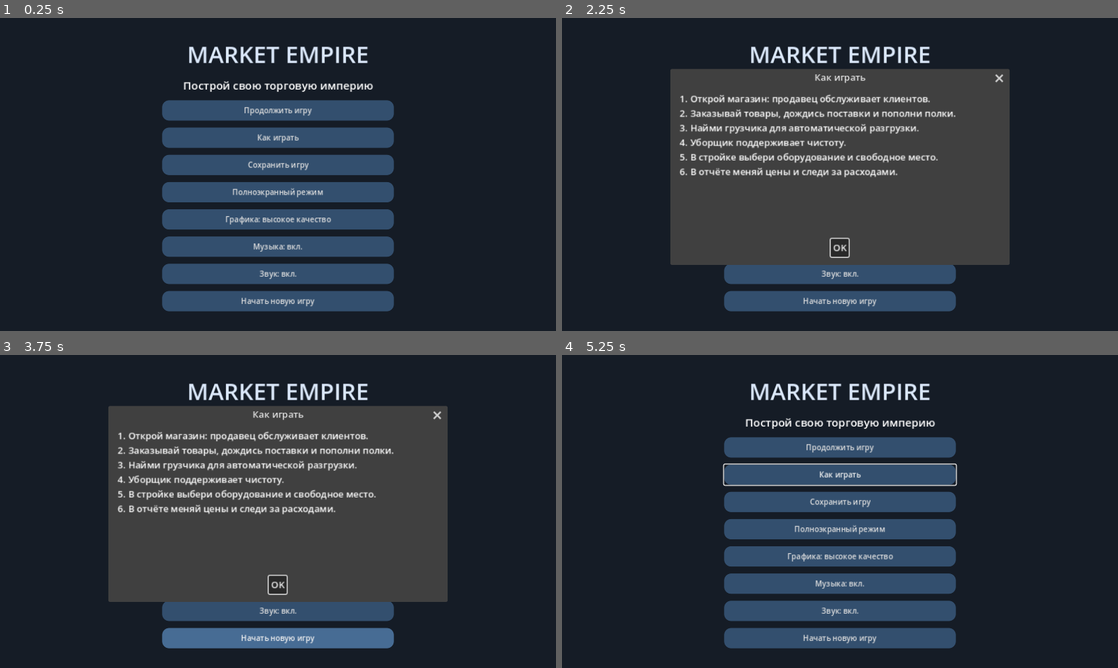
Above: before the commit, frames 1-4 (two rows, left to right).
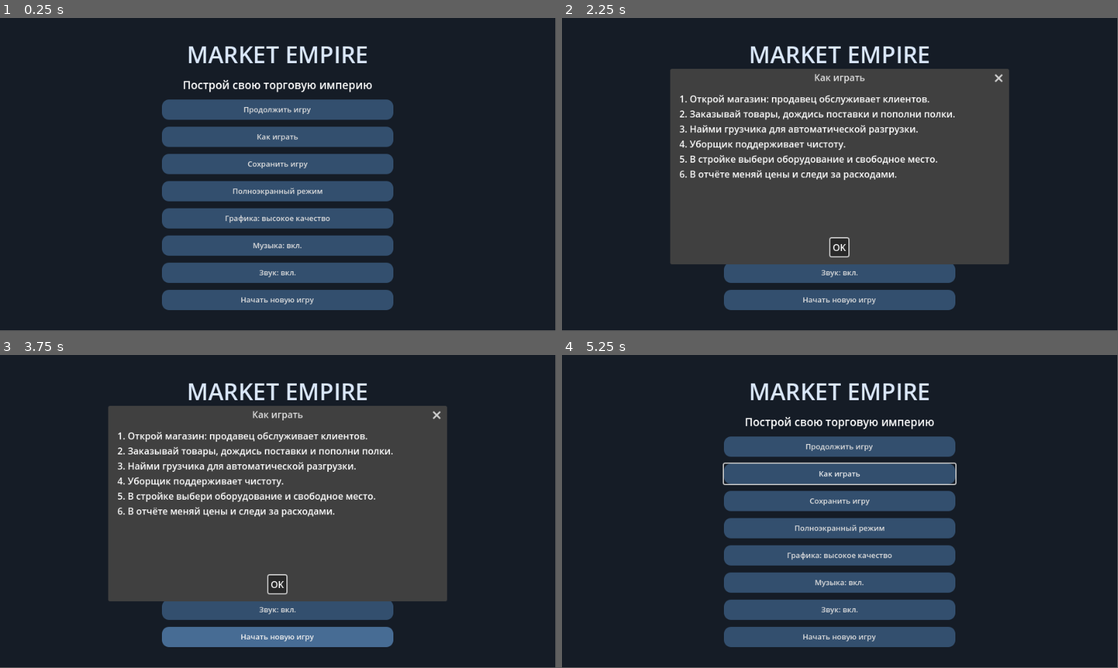
Above: after the commit, the same moments.

Repository: Denis-create-boop/mobile_game
Game: Godot game, scene res://main.tscn
Two runs of this game, one before a commit and one after it. Both use one fixed random seed, a clock stepped at 60 frames per second and the inputs below.
Inputs:
- Up to frame 1 (0.25 s): no input
- Up to frame 2 (2.25 s): click "Покупки ▾" (after the commit: "Покупки +") at 0.5 s; click "Меню" at 1.25 s; click "Как играть" at 2 s
- Up to frame 3 (3.75 s): click "Как играть" at 2.75 s; click "Начать новую игру" at 3.5 s
- Up to frame 4 (5.25 s): click "Начать новую игру" at 4.25 s; click "OK" at 5 s
In our replay, the window is 800x450 before the commit and 799x449 after it. These sizes can differ from the game's own. Grey fills any space a smaller window leaves; there, only what the larger window draws over its background counts as a difference.

The runs differ from the first frame. In frame 1, 4.9% of the frame differs, in the area x 29-71%, y 8-94%; in frame 2, 5.8%; in frame 3, 5.8%, in the area x 19-81%, y 8-94%; in frame 4, 5.3%.

Commit message:
V20: restore native viewport rendering and reduce web framebuffer load

Diff:
--- a/main.gd
+++ b/main.gd
@@ -180,7 +180,7 @@
 	hud.add_theme_constant_override("shadow_offset_y",2)
 	hud.size_flags_horizontal=Control.SIZE_EXPAND_FILL
 	open_button=button(overlay_bar,"",toggle_shop)
-	management_toggle=button(overlay_bar,"Покупки ▾",toggle_management)
+	management_toggle=button(overlay_bar,"Покупки +",toggle_management)
 	button(overlay_bar,"Меню",show_menu)
 	var panel=PanelContainer.new()
 	management_panel=panel
@@ -256,8 +256,8 @@
 	controls_bar.offset_bottom=-12
 	button(controls_bar,"−",func(): visual.zoom(1.15))
 	button(controls_bar,"+",func(): visual.zoom(0.87))
-	button(controls_bar,"↶",func(): visual.rotate_view(-1))
-	button(controls_bar,"↷",func(): visual.rotate_view(1))
+	button(controls_bar,"<",func(): visual.rotate_view(-1))
+	button(controls_bar,">",func(): visual.rotate_view(1))
 	button(controls_bar,"Обзор",func(): visual.overview())
 	hint=Label.new()
 	add_child(hint)
@@ -407,7 +407,7 @@
 		return
 	build_kind=i
 	management_panel.hide()
-	management_toggle.text="Покупки ▾"
+	management_toggle.text="Покупки +"
 	message="Выберите свободную площадку справа от магазина."
 	refresh()
 
@@ -1056,7 +1056,7 @@
 
 func toggle_management():
 	management_panel.visible=not management_panel.visible
-	management_toggle.text="Покупки ▴" if management_panel.visible else "Покупки ▾"
+	management_toggle.text="Покупки −" if management_panel.visible else "Покупки +"
 
 func floor_area() -> int:
 	return 10+land_steps*2
--- a/project.godot
+++ b/project.godot
@@ -9,7 +9,7 @@
 [display]
 window/size/viewport_width=960
 window/size/viewport_height=540
-window/stretch/mode="canvas_items"
+window/stretch/mode="disabled"
 window/dpi/allow_hidpi=true
 window/stretch/aspect="expand"
 window/handheld/orientation=0
--- a/store_visual.gd
+++ b/store_visual.gd
@@ -1,4 +1,4 @@
-extends Control
+extends SubViewportContainer
 
 var game
 var asset_library=preload("res://asset_library.gd").new()
@@ -75,20 +75,14 @@
 
 func _ready():
 	mouse_filter = Control.MOUSE_FILTER_STOP
+	stretch=true
+	stretch_shrink=1
 	viewport = SubViewport.new()
 	viewport.size = Vector2i(960,640)
 	viewport.own_world_3d = true
-	viewport.msaa_3d = Viewport.MSAA_4X
+	viewport.msaa_3d = Viewport.MSAA_DISABLED if OS.has_feature("web") else Viewport.MSAA_2X
 	viewport.render_target_update_mode = SubViewport.UPDATE_ALWAYS
 	add_child(viewport)
-	render_surface=TextureRect.new()
-	render_surface.texture=viewport.get_texture()
-	render_surface.expand_mode=TextureRect.EXPAND_IGNORE_SIZE
-	render_surface.stretch_mode=TextureRect.STRETCH_SCALE
-	render_surface.mouse_filter=Control.MOUSE_FILTER_IGNORE
-	render_surface.texture_filter=CanvasItem.TEXTURE_FILTER_LINEAR
-	add_child(render_surface)
-	render_surface.set_anchors_and_offsets_preset(Control.PRESET_FULL_RECT)
 	stage = Node3D.new()
 	viewport.add_child(stage)
 	var env = WorldEnvironment.new()
@@ -682,7 +676,7 @@
 		actor(people[i],c["pos"],c["carry"],delta)
 		var tag: Label3D=people[i].get_meta("order")
 		tag.text=game.GOODS[c["item"]] if c["phase"]<4 and not c["carry"] else ("Оплата" if c["carry"] and c["phase"]<4 else "")
-	status_label.text=("МАГАЗИН ОТКРЫТ" if game.running else "МАГАЗИН ЗАКРЫТ")+" | V19 • 3D: %d / резерв: %d" % [asset_library.loaded_count,asset_library.fallback_count]
+	status_label.text=("МАГАЗИН ОТКРЫТ" if game.running else "МАГАЗИН ЗАКРЫТ")+" | V20 • 3D: %d / резерв: %d" % [asset_library.loaded_count,asset_library.fallback_count]
 	sales_label.position=Vector2(12,size.y-26)
 	sales_label.text="Выручка: %d мон. | Клиентов: %d" % [game.revenue,game.customers.size()]
 
@@ -722,7 +716,7 @@
 
 func toggle_quality():
 	quality_high=not quality_high
-	viewport.msaa_3d=Viewport.MSAA_4X if quality_high else Viewport.MSAA_DISABLED
+	viewport.msaa_3d=Viewport.MSAA_2X if quality_high and not OS.has_feature("web") else Viewport.MSAA_DISABLED
 	scene_light.shadow_enabled=quality_high
 	update_render_resolution()
 
@@ -1086,19 +1080,11 @@
 
 # Match the actual screen-space rectangle, including window stretch and high-DPI.
 func update_render_resolution():
-	if viewport==null or size.x<2 or size.y<2:
+	if viewport==null:
 		return
-	var transform_scale: Vector2=get_global_transform_with_canvas().get_scale().abs()
-	var screen_size: Vector2=size*transform_scale
-	var scale_factor: float=1.75 if quality_high else 1.0
-	var target: Vector2=screen_size*scale_factor
-	var limit: float=3200.0 if quality_high else 1600.0
-	if maxf(target.x,target.y)>limit:
-		target*=limit/maxf(target.x,target.y)
-	var wanted=Vector2i(maxi(2,roundi(target.x)),maxi(2,roundi(target.y)))
-	if wanted!=render_size:
-		render_size=wanted
-		viewport.size=wanted
+	# Container owns the render dimensions and maps pointer coordinates.
+	stretch_shrink=1 if quality_high else 2
+	viewport.render_target_update_mode=SubViewport.UPDATE_ALWAYS
 
 # Retail materials: reusable brushed metal, satin wood and transparent glazing.
 func metalize(n: MeshInstance3D, color: Color, rough: float=0.35):
